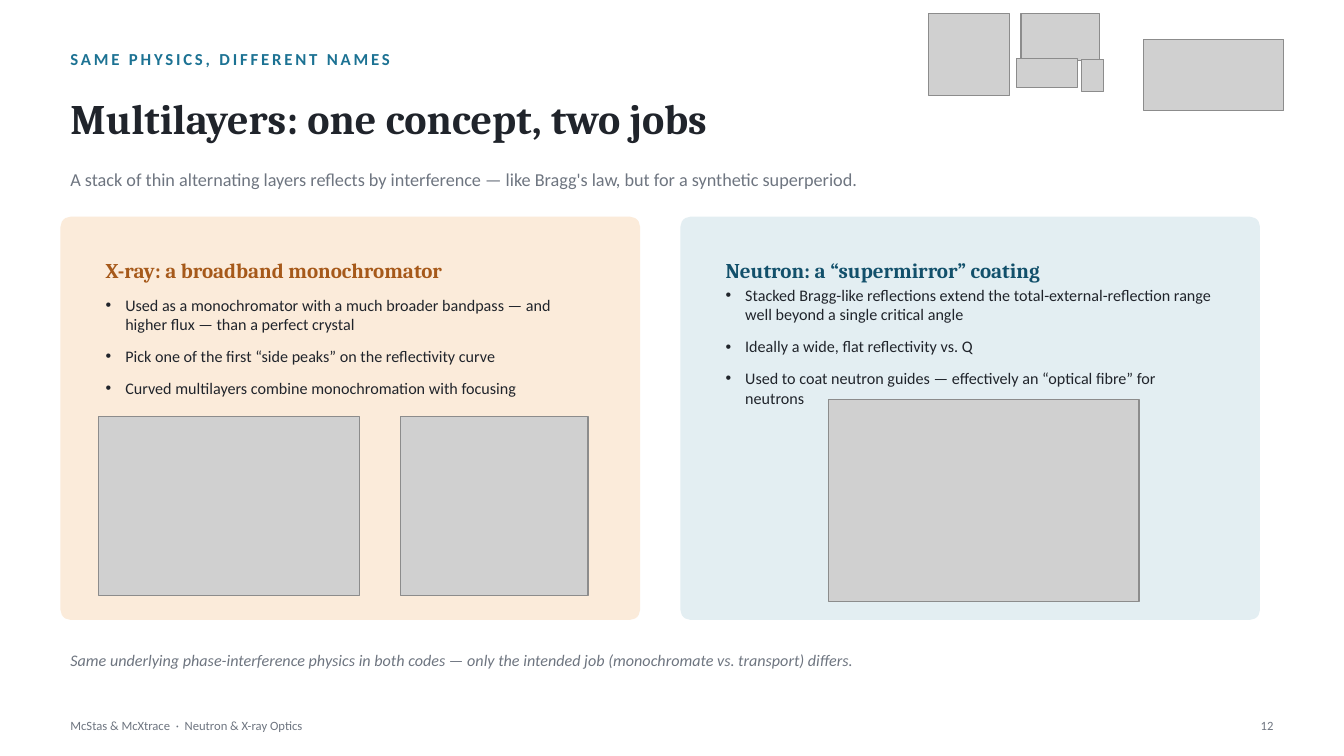
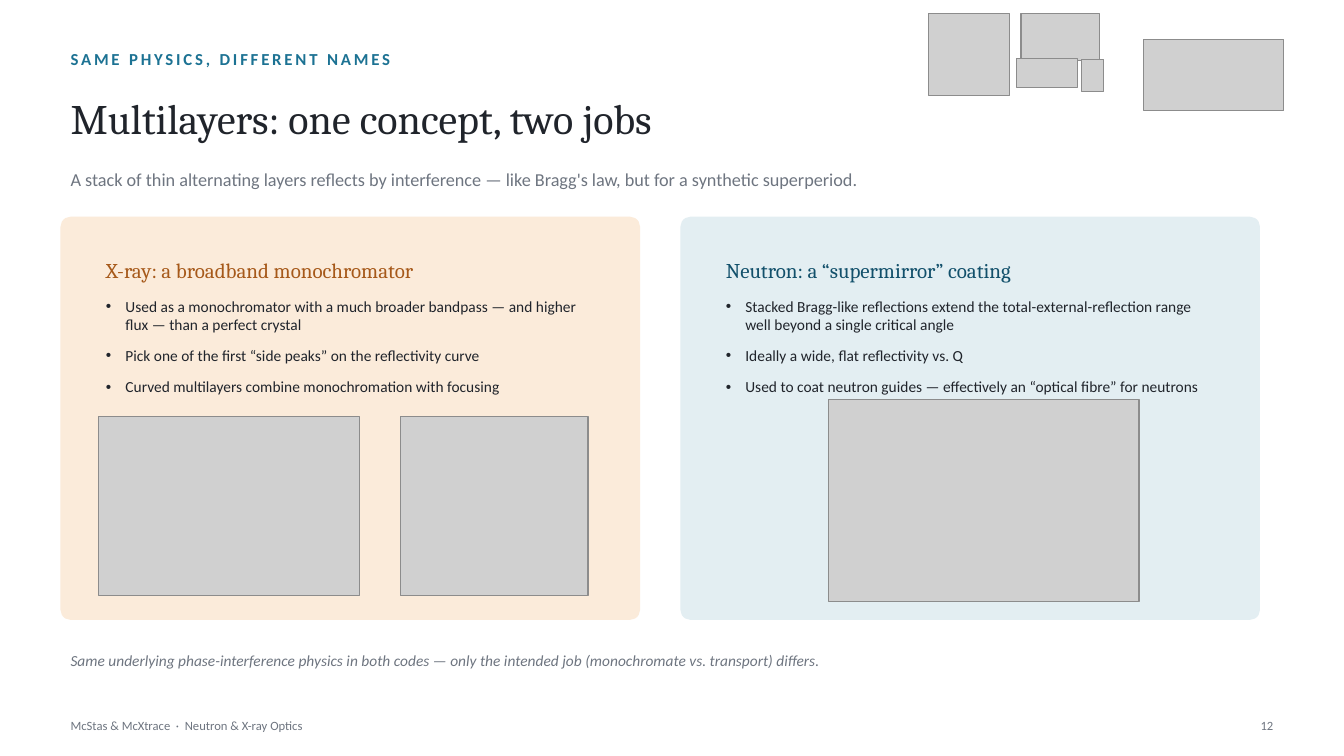
Before and after one commit to mccode-dev/PaNRAID, a slide deck: slide 12 of 22_September_Tuesday/03_morning_sources_detectors/Optics/McStas_McXtrace_Optics.pptx. Drawn at 1344x756 pixels with LibreOffice and Linux fonts; fonts in the diff are those of the drawing; grey boxes stand for pictures. Boxes give left, top, right and bottom in pixels: in the first picture for what was removed or moved away, otherwise in the second. Text is boxed around its words. In the diff, an @@ line names an element or a change of style, - is before the commit and + after.

```diff
--- a/22_September_Tuesday/03_morning_sources_detectors/Optics/McStas_McXtrace_Optics.pptx
+++ b/22_September_Tuesday/03_morning_sources_detectors/Optics/McStas_McXtrace_Optics.pptx
@@ bold off in 3 elements at [71,105,652,143], [106,263,413,283], [726,264,1011,283] @@
@@ size 11.5 to 11 pt in 3 elements at [71,655,819,669], [125,301,576,395], [745,301,1198,395] @@
@@ text "Stacked Bragg-like reflections extend the ...": place and size @@
-text "Stacked Bragg-like reflections extend the ..." at [745,290,1211,404]
+text "Stacked Bragg-like reflections extend the ..." at [745,301,1198,395]
```
Also in this commit, not shown: 16 other slides changed, 1 other file.
